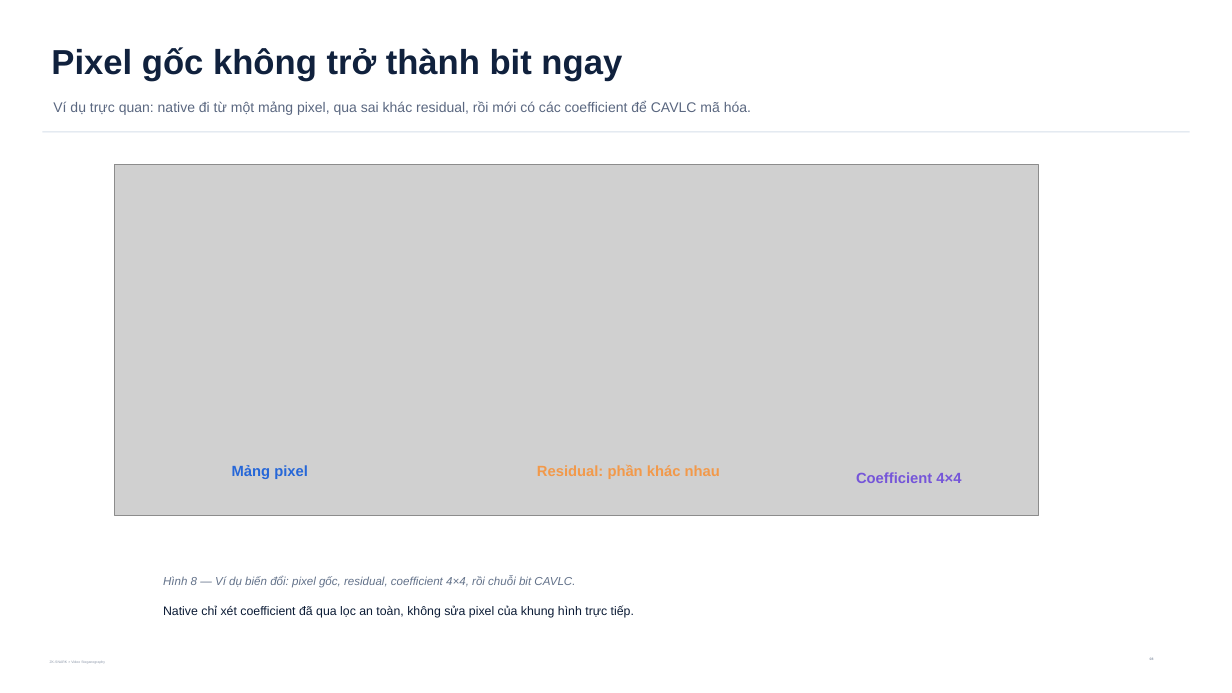
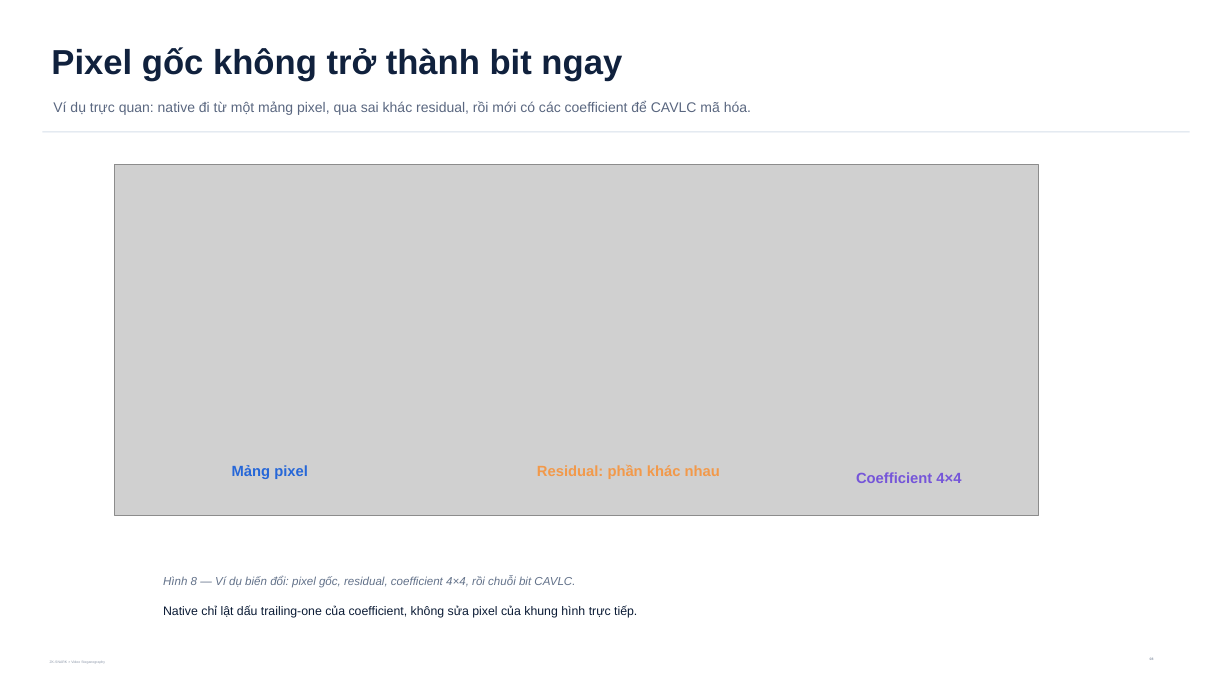
Before and after one commit to Saudadeeee/zk-snark-X-Steganography, a slide deck: slide 8 of VideoLevel/output/presentations/zkstego_computerphile_style_explainer_v24.pptx. Drawn at 1232x693 pixels with LibreOffice and Linux fonts; fonts in the diff are those of the drawing; grey boxes stand for pictures. Boxes give left, top, right and bottom in pixels: in the first picture for what was removed or moved away, otherwise in the second. Text is boxed around its words. In the diff, an @@ line names an element or a change of style, - is before the commit and + after.

```diff
--- a/VideoLevel/output/presentations/zkstego_computerphile_style_explainer_v24.pptx
+++ b/VideoLevel/output/presentations/zkstego_computerphile_style_explainer_v24.pptx
@@ text at <box>163,605,637,618</box>: text changed @@
-Native chỉ xét coefficient đã qua lọc an toàn, không sửa pixel của khung hình trực tiếp.
+Native chỉ lật dấu trailing-one của coefficient, không sửa pixel của khung hình trực tiếp.
```
Also in this commit, not shown: 15 other slides changed, 1 slide added, 1 other file.
